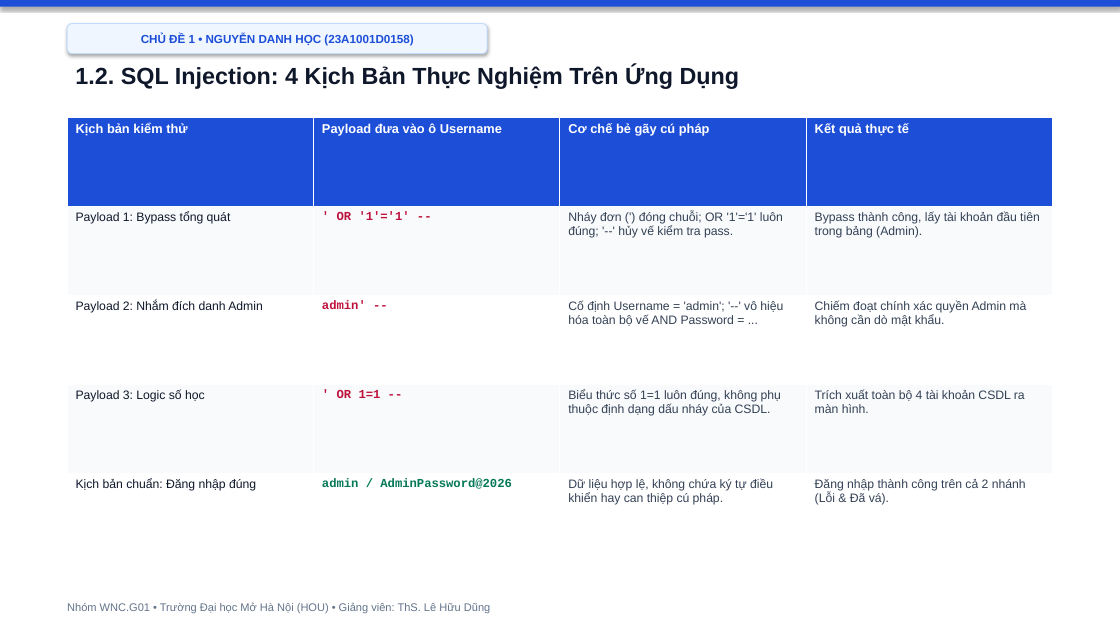
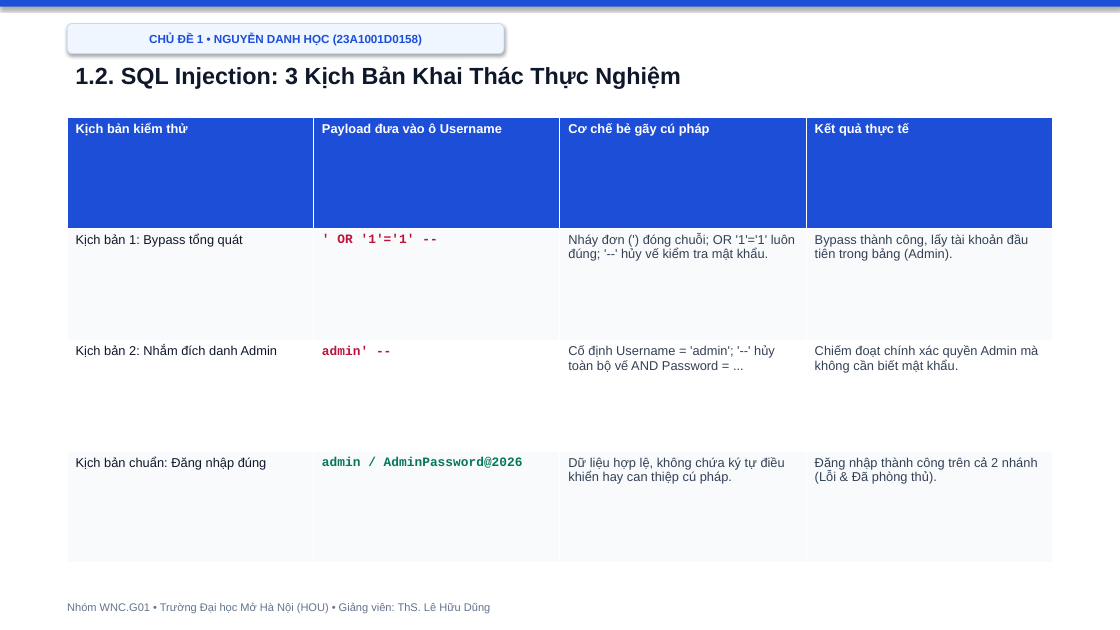
Before and after one commit to hocjsoo/OWASP_Demo, a slide deck: slide 4 of Slide_OWASP_Top3_Nhom_WNC_G01.pptx (slide 3 before the commit). Drawn at 1120x630 pixels with LibreOffice and Linux fonts; fonts in the diff are those of the drawing. Boxes give left, top, right and bottom in pixels: in the first picture for what was removed or moved away, otherwise in the second. Text is boxed around its words. In the diff, an @@ line names an element or a change of style, - is before the commit and + after.

```diff
--- a/Slide_OWASP_Top3_Nhom_WNC_G01.pptx
+++ b/Slide_OWASP_Top3_Nhom_WNC_G01.pptx
@@ rounded rectangle "CHỦ ĐỀ 1 • NGUYỄN ...": place and size @@
-rounded rectangle "CHỦ ĐỀ 1 • NGUYỄN ..." at (67,24,487,54)
+rounded rectangle "CHỦ ĐỀ 1 • NGUYỄN ..." at (67,24,504,54)
@@ text at (75,66,681,89): text changed @@
-1.2. SQL Injection: 4 Kịch Bản Thực Nghiệm Trên Ứng Dụng
+1.2. SQL Injection: 3 Kịch Bản Khai Thác Thực Nghiệm
@@ table at (67,118,1052,563) @@
-row 2: Payload 1: Bypass tổng quát | ' OR '1'='1' -- | Nháy đơn (') đóng chuỗi; OR '1'='1' luôn đúng; '--' hủy vế kiểm tra pass. | Bypass thành công, lấy tài khoản đầu tiên trong bảng (Admin).
-row 3: Payload 2: Nhắm đích danh Admin | admin' -- | Cố định Username = 'admin'; '--' vô hiệu hóa toàn bộ vế AND Password = ... | Chiếm đoạt chính xác quyền Admin mà không cần dò mật khẩu.
-row 4: Payload 3: Logic số học | ' OR 1=1 -- | Biểu thức số 1=1 luôn đúng, không phụ thuộc định dạng dấu nháy của CSDL. | Trích xuất toàn bộ 4 tài khoản CSDL ra màn hình.
-row 5: Kịch bản chuẩn: Đăng nhập đúng | admin / AdminPassword@2026 | Dữ liệu hợp lệ, không chứa ký tự điều khiển hay can thiệp cú pháp. | Đăng nhập thành công trên cả 2 nhánh (Lỗi & Đã vá).
+row 2: Kịch bản 1: Bypass tổng quát | ' OR '1'='1' -- | Nháy đơn (') đóng chuỗi; OR '1'='1' luôn đúng; '--' hủy vế kiểm tra mật khẩu. | Bypass thành công, lấy tài khoản đầu tiên trong bảng (Admin).
+row 3: Kịch bản 2: Nhắm đích danh Admin | admin' -- | Cố định Username = 'admin'; '--' hủy toàn bộ vế AND Password = ... | Chiếm đoạt chính xác quyền Admin mà không cần biết mật khẩu.
+row 4: Kịch bản chuẩn: Đăng nhập đúng | admin / AdminPassword@2026 | Dữ liệu hợp lệ, không chứa ký tự điều khiển hay can thiệp cú pháp. | Đăng nhập thành công trên cả 2 nhánh (Lỗi & Đã phòng thủ).
```
Also in this commit, not shown: 15 other slides changed, 3 slides added, 4 slides removed, 2 other files.
